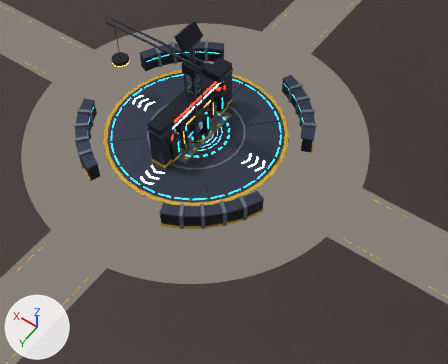
One commit to the Blender file art/core_siege.blend: the scene before it, then after it.
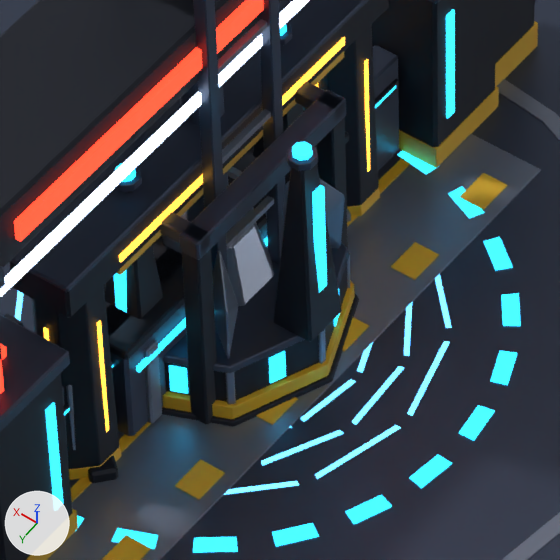
Old and new are each drawn from a camera (50 mm lens) standing at (-40.7, 49.7, 69.5) and looking at (-7.3, 3.0, -3.9) and again close up on the part from 39% to 52% of the width and 26% to 43% of the height. Arrows for +X, +Y and +Z are at lower left; the lights stay in place. The older version's two pictures come first.

In view in the first close-up: 'core_base', 'crane', 'dock', 'gate', 'gate_door', 'mod_wall', 'plaza', 'ring1', 'ring2', 'spawn_gate', 'spawn_light', 'yard_arch' and 4 more.
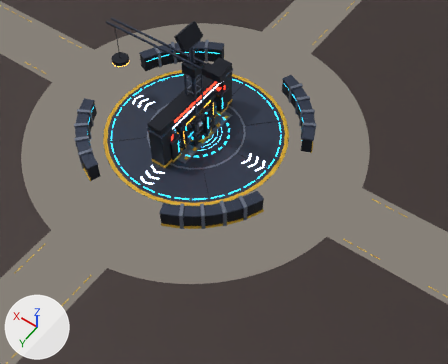
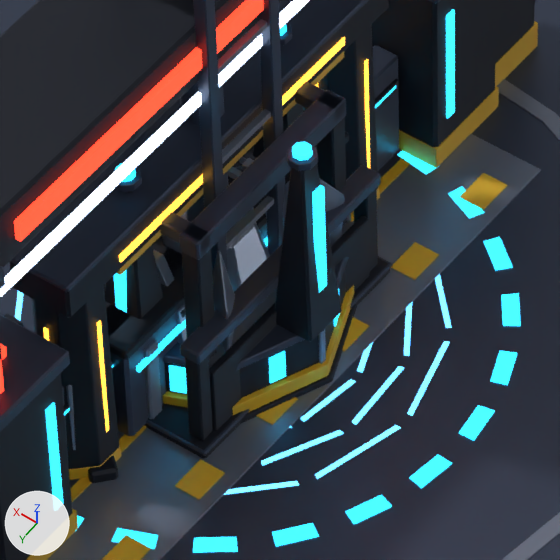
Changed parts and their boxes [x1, y1, x2, y2] in the close-ups (560 x 560 px):
'parts_bay', added: after [144, 157, 392, 458]
    faces in mat_dark (black #181c28): [144, 189, 390, 458]
    faces in mat_steel (dark blue #3c4457): [146, 157, 392, 455]
    faces in mat_trim (greyish blue #798192): [153, 158, 354, 368]

The edits, one by one:
Material 'counter' (mat_counter) is new.
Its base color is (0.0199, 0.476, 0.73) (cyan #27b7de).
Its roughness is 1.0.
Its emission color is (0.0199, 0.476, 0.73) (cyan #27b7de).
Its emission strength is 3.0.
Mesh me_parts_bay is new.
It has 824 vertices, 874 faces and spans x -1.82..1.84, y -2.62..2.62, z 0.0..2.6.
Faces by material slot: [264, 278, 42, 278, 12].
It uses material mat_dark (black #181c28).
It uses material mat_steel (dark blue #3c4457).
It uses material mat_strip (cyan #27b7de, glowing cyan #27b7de).
It uses material mat_trim (greyish blue #798192).
It uses material mat_counter (cyan #27b7de, glowing cyan #27b7de).
Object 'parts_bay' (ob_parts_bay) is new; it shows me_parts_bay.
Its location is (0.0, 0.0, 0.0).
